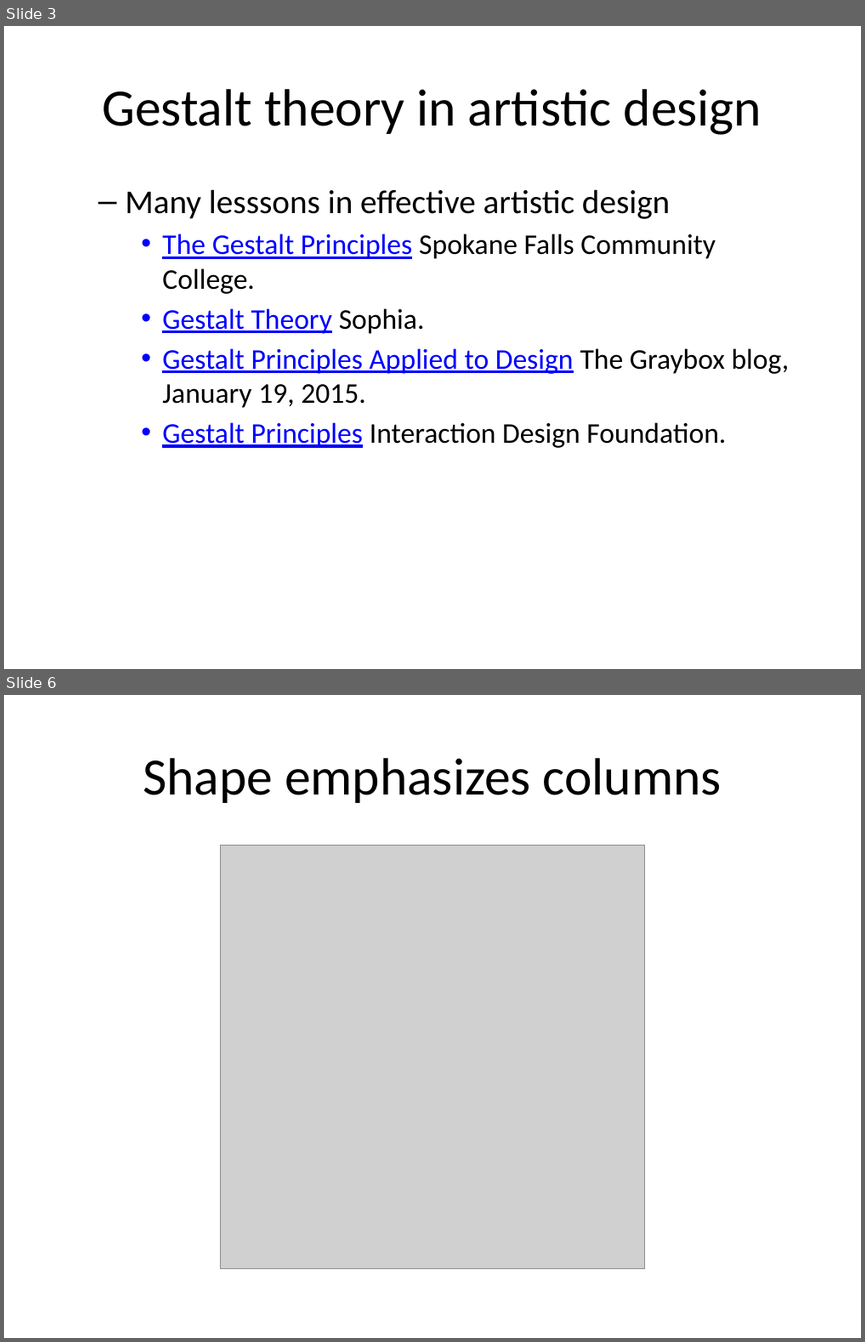
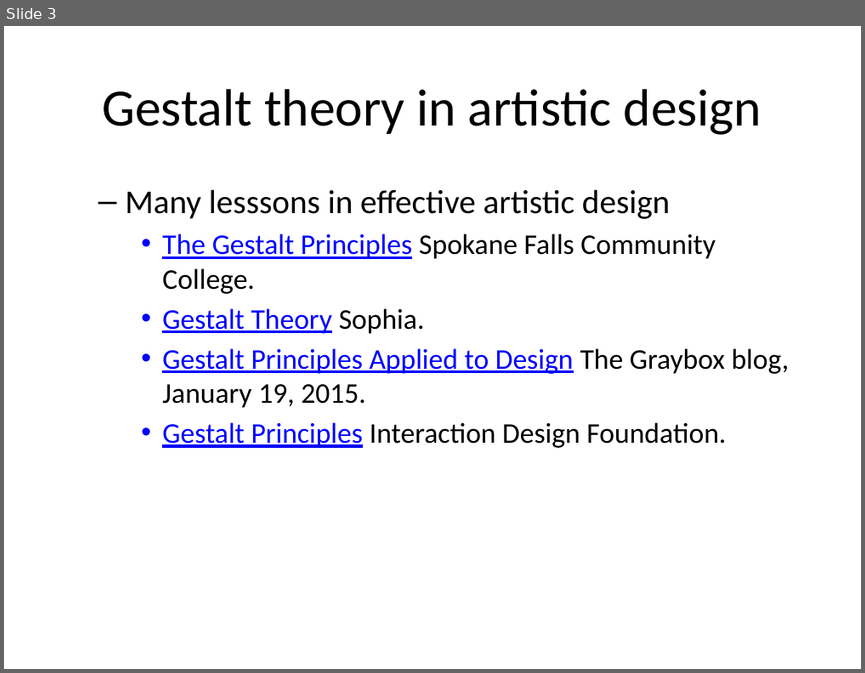
Before and after one commit to pmean/data-visualization, a slide deck: data-viz-03/component/tutorial-gestalt.pptx. Shown one above the other, each under a label of ours: slides 3 and 6 before the commit, slide 3 after it; the slides between them are not shown. The pictures are 865x1342 and 865x673 pixels, drawn with LibreOffice and Linux fonts; fonts in the diff are those of the drawing; grey boxes stand for pictures. Boxes give left, top, right and bottom in pixels: in the first picture for what was removed or moved away, otherwise in the second. Text is boxed around its words. In the diff, an @@ line names an element or a change of style, - is before the commit and + after.

```diff
--- a/data-viz-03/component/tutorial-gestalt.pptx
+++ b/data-viz-03/component/tutorial-gestalt.pptx
@@ slide 6 removed at bbox=[4, 695, 861, 1338], background #FFFFFF @@
@@ title removed at bbox=[143, 758, 721, 803] @@
-Shape emphasizes columns
@@ picture removed at bbox=[221, 845, 644, 1268] @@
```
Also in this commit, not shown: 5 slides changed, 7 slides added, 5 other slides removed, 16 other files.
